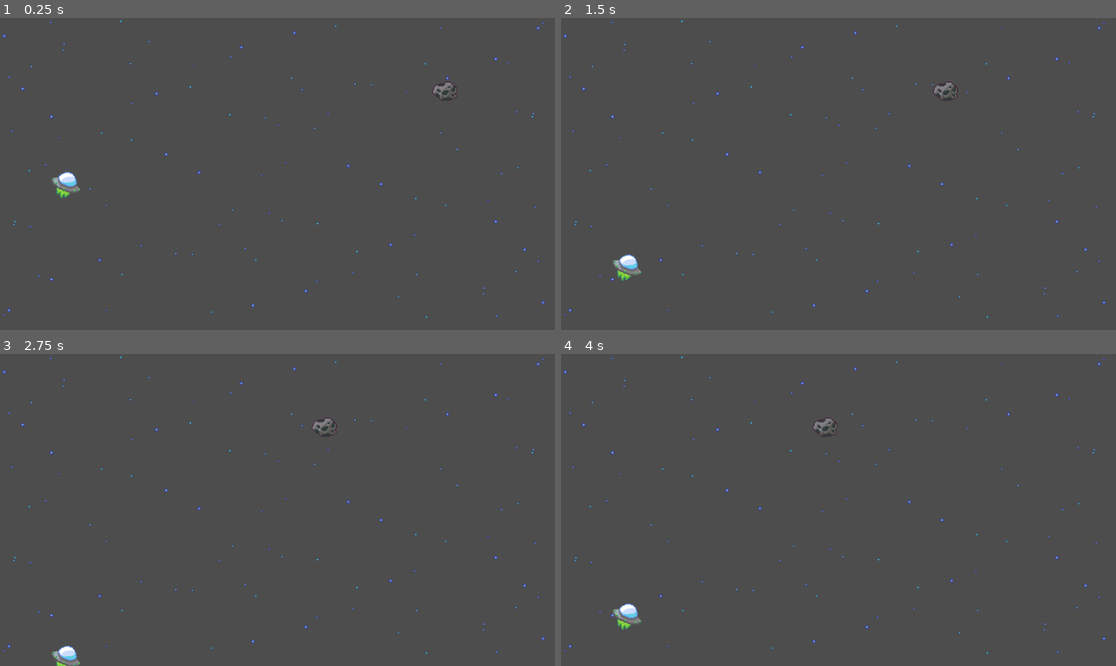
Above: before the commit, frames 1-4 (two rows, left to right).
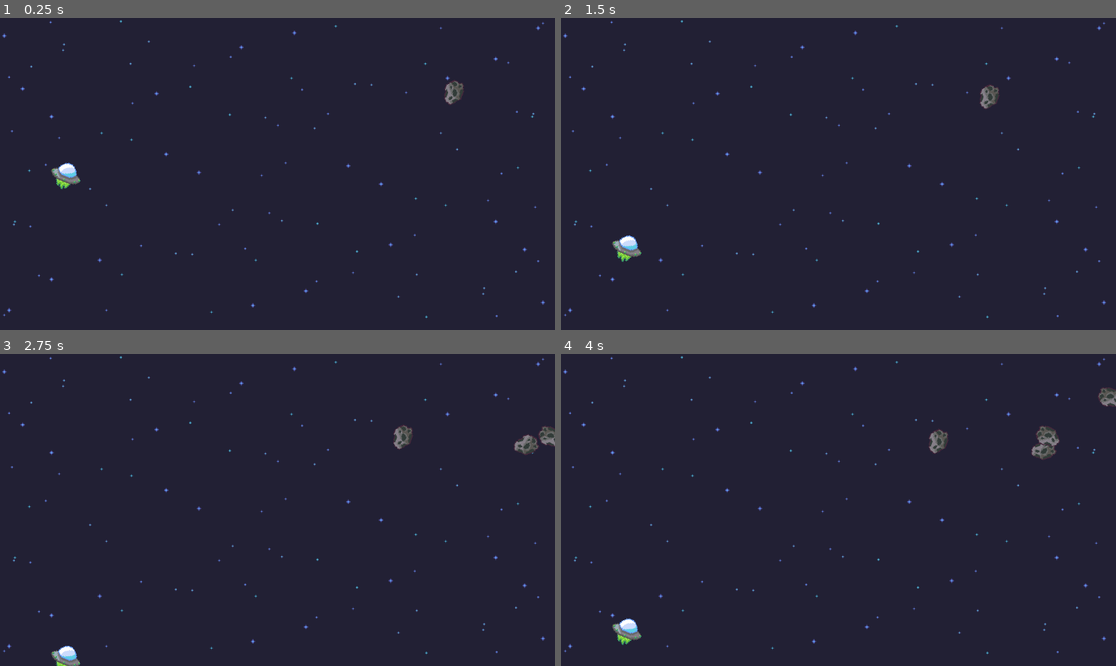
Above: after the commit, the same moments.

Repository: MatthewSMinor/crappyShip
Game: Godot game, scene res://scenes/game.tscn
Same seed, same stepped clock (60 frames per second), same inputs: the game is played once before the commit and once after it.
Inputs:
- Up to frame 1 (0.25 s): no input
- Up to frame 2 (1.5 s): tap Enter (ui_accept) at 0.5, 0.77 s
- Up to frame 3 (2.75 s): tap Enter (ui_accept) at 1.52 s
- Up to frame 4 (4 s): tap Enter (ui_accept) at 3.02, 3.77 s

The runs differ from the first frame. In frame 1, 100% of the frame differs, in the area x 0-100%, y 0-100%; in frame 2, 100%; in frame 3, 99%; in frame 4, 99%.

Commit message:
despawning astroids offscreen

Diff:
--- a/crappyship/project.godot
+++ b/crappyship/project.godot
@@ -19,8 +19,13 @@
 
 project/assembly_name="crappyShip"
 
+[physics]
+
+2d/default_gravity=700.0
+
 [rendering]
 
 textures/canvas_textures/default_texture_filter=0
 renderer/rendering_method="gl_compatibility"
 renderer/rendering_method.mobile="gl_compatibility"
+environment/defaults/default_clear_color=Color(0.133333, 0.12549, 0.203922, 1)
--- a/crappyship/scenes/asteroid.tscn
+++ b/crappyship/scenes/asteroid.tscn
@@ -10,6 +10,7 @@
 script = ExtResource("1_lymqe")
 
 [node name="CollisionShape2D2" type="CollisionShape2D" parent="."]
+z_index = 1
 shape = SubResource("CircleShape2D_r5see")
 
 [node name="Sprite2D" type="Sprite2D" parent="."]
--- a/crappyship/scenes/game.tscn
+++ b/crappyship/scenes/game.tscn
@@ -44,9 +44,6 @@
 scale = Vector2(0.5, 0.5)
 scroll_scale = Vector2(2, 2)
 scroll_offset = Vector2(197, 124)
-autoscroll = Vector2(100, 0)
-repeat_times = 8
-follow_viewport = false
 ignore_camera_scroll = true
 
 [node name="stars1" type="Sprite2D" parent="Parallax2D"]
@@ -60,8 +57,9 @@
 texture = ExtResource("4_b286m")
 
 [node name="Asteroid" parent="." instance=ExtResource("4_v13ok")]
-position = Vector2(207, -65)
+position = Vector2(208, 160)
 
 [node name="astroidTimer" type="Timer" parent="."]
-wait_time = 2.0
 autostart = true
+
+[connection signal="timeout" from="astroidTimer" to="." method="_on_astroid_timer_timeout"]
--- a/crappyship/scripts/asteroidMovement.gd
+++ b/crappyship/scripts/asteroidMovement.gd
@@ -1,18 +1,17 @@
 extends CharacterBody2D
 
-
+var rng = RandomNumberGenerator.new()
+var direction = rng.randf_range(-5, 5)
+var speed = rng.randf_range(20, 70.0)
 # Called when the node enters the scene tree for the first time.
 func _ready() -> void:
-	pass # Replace with function body.
+	position.y = rng.randf_range(-128, 160)
+	rotation = rng.randf_range(-20, 20)
 
 
 # Called every frame. 'delta' is the elapsed time since the previous frame.
 func _process(delta: float) -> void:
-	position.x -= 50 * delta
-
-
-#func _physics_process(delta):
-	## add the gravity
-	#velocity.y += 2 * delta
-	#
-	#move_and_slide()
+	position.x -= speed * delta
+	position.y += direction * delta
+	if (position.x < -300):
+		queue_free()
--- a/crappyship/scripts/gameController.gd
+++ b/crappyship/scripts/gameController.gd
@@ -2,10 +2,10 @@
 
 
 @export var Astroid = preload("res://scenes/asteroid.tscn")
+@onready var spawn
 
-@onready var timer = $"astroidTimer"
-
-func _on_timer_timeout():
-	var spawn = Astroid.instantiate()
+func _on_astroid_timer_timeout() -> void:
+	spawn = Astroid.instantiate()
 	add_child(spawn)
-	print("we are in the timeout function and have spawned an astroid")
+	#print("we are in the timeout function and have spawned an astroid")
+	pass # Replace with function body.
--- a/crappyship/scripts/playerMovement.gd
+++ b/crappyship/scripts/playerMovement.gd
@@ -1,8 +1,6 @@
 extends CharacterBody2D
 
-
-const SPEED = 400.0
-const JUMP_VELOCITY = -300.0
+const JUMP_VELOCITY = -200.0
 
 var gravity = ProjectSettings.get_setting("physics/2d/default_gravity")
 
